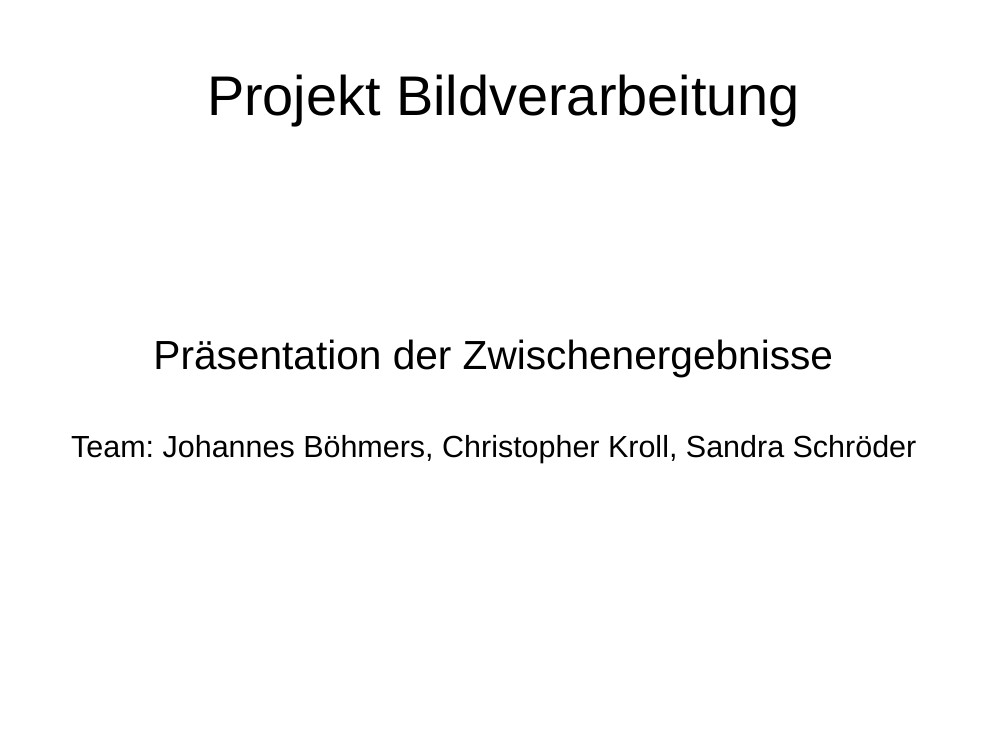
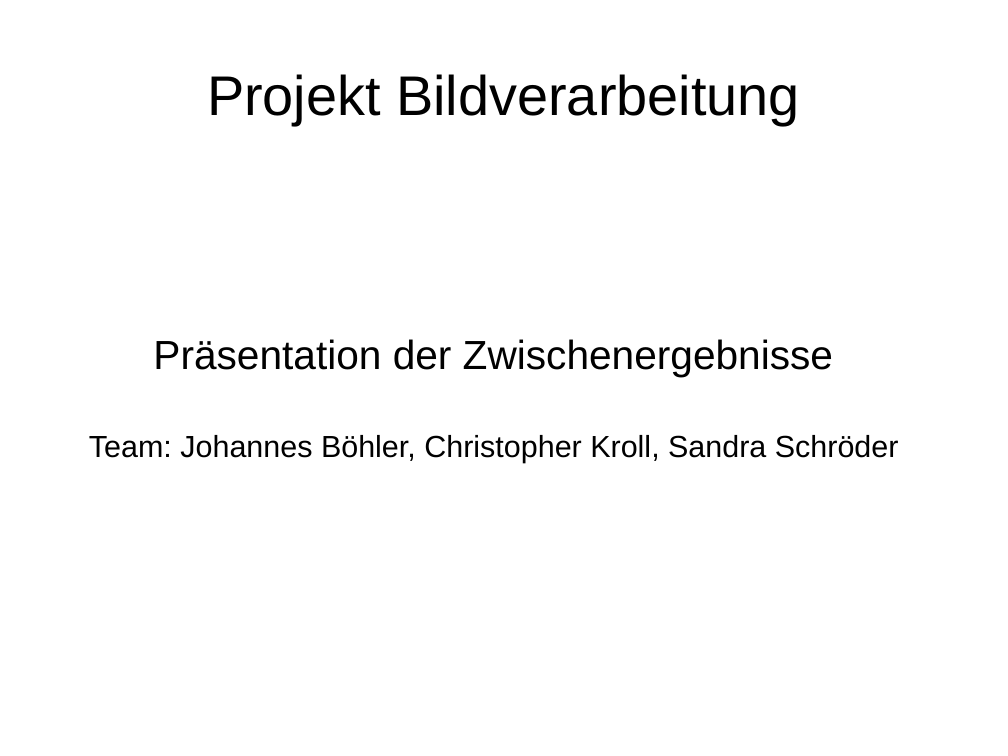
Before and after one commit to sandrellaella/bildverarbeitung, a slide deck: slide 1 of docs/Zwischenstand_1272012.odp. Drawn at 1008x756 pixels with LibreOffice and Linux fonts; fonts in the diff are those of the drawing. Boxes give left, top, right and bottom in pixels: in the first picture for what was removed or moved away, otherwise in the second. Text is boxed around its words. In the diff, an @@ line names an element or a change of style, - is before the commit and + after.

```diff
--- a/docs/Zwischenstand_1272012.odp
+++ b/docs/Zwischenstand_1272012.odp
@@ subtitle at (89,435,899,463): text changed @@
-Team: Johannes Böhmers, Christopher Kroll, Sandra Schröder
+Team: Johannes Böhler, Christopher Kroll, Sandra Schröder
```
Also in this commit, not shown: 3 other slides changed, 8 slides added, 3 slides removed, 41 other files.
